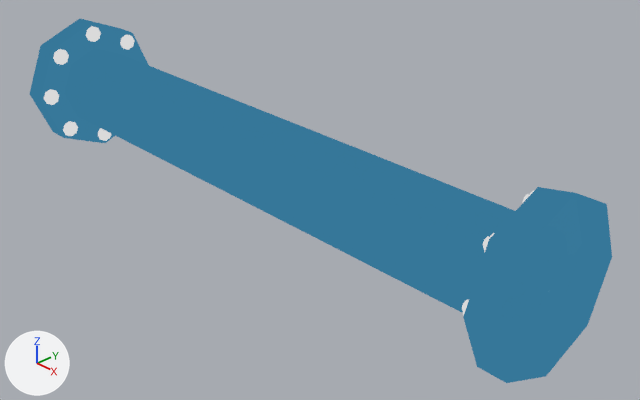
What one commit did to the Blender file Assets/Victor/Raw 3D Objects/Cano Reto/CANO RETO Modelagem finalizada.blend.
Rendered twice from a 50 mm lens placed at (13.65, -11.17, 7.66), pointed at (1.12, 0.63, -0.79). Arrows for +X, +Y and +Z are at lower left; the lights stay in place.

Names of what the first picture shows: 'CanoFormato1', 'Círculo.010'.
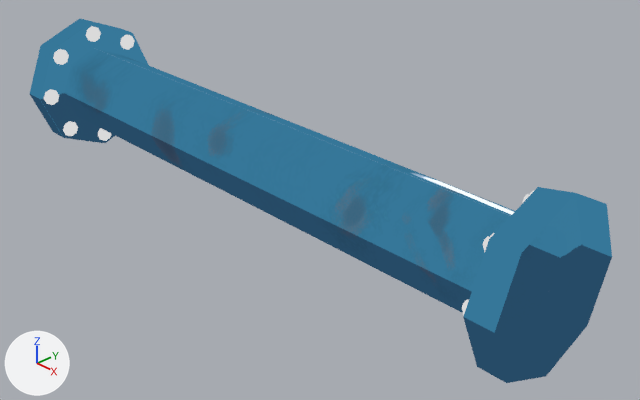
Location of each change, [x1, y1, x2, y2] in pixels of the pictures (640 x 400 px):
'CanoFormato1', surface changed
    both: [30, 64, 612, 383]

The change, as a diff of the scene's bpy script:
```diff
--- a/Assets/Victor/Raw 3D Objects/Cano Reto/CANO RETO Modelagem finalizada.blend.py
+++ b/Assets/Victor/Raw 3D Objects/Cano Reto/CANO RETO Modelagem finalizada.blend.py
@@ img_cano_layer @@
+img_cano_layer = load_image('cano Layer', '_unpacked/cano_Layer', 1024, 1024, 'sRGB')
@@ img_cano_sombra @@
+img_cano_sombra = load_image('cano sombra', '_unpacked/cano_sombra', 1024, 1024, 'sRGB')
@@ img_cano_layer_2 @@
+img_cano_layer_2 = load_image('cano Layer 2', '_unpacked/cano_Layer_2', 1024, 1024, 'sRGB')
@@ ng_ucupaint_cano @@
+ng_ucupaint_cano = bpy.data.node_groups.new('Ucupaint cano', 'ShaderNodeTree')
+# nodes: Group, Mix, UVMap
+# colours: white #ffffff
@@ ng_ypl_check_input_normal @@
+ng_ypl_check_input_normal = bpy.data.node_groups.new('~yPL Check Input Normal', 'ShaderNodeTree')
+# nodes: Math, Mix, SeparateXYZ
@@ ng_yp_layer_cano_reto_tipo_1_texture @@
+ng_yp_layer_cano_reto_tipo_1_texture = bpy.data.node_groups.new('~yP Layer Cano reto tipo 1 texture', 'ShaderNodeTree')
+# uses the picture img_cano_reto_tipo_1_texture
@@ ng_yp_layer_cano_layer @@
+ng_yp_layer_cano_layer = bpy.data.node_groups.new('~yP Layer cano Layer', 'ShaderNodeTree')
+# uses the picture img_cano_layer
@@ ng_yp_layer_cano_sombra @@
+ng_yp_layer_cano_sombra = bpy.data.node_groups.new('~yP Layer cano sombra', 'ShaderNodeTree')
+# uses the picture img_cano_sombra
@@ ng_yp_layer_cano_layer_2 @@
+ng_yp_layer_cano_layer_2 = bpy.data.node_groups.new('~yP Layer cano Layer 2', 'ShaderNodeTree')
+# uses the picture img_cano_layer_2
@@ mat_cano @@
 mat_cano = bpy.data.materials.new('cano')
-# nodes: Mix, OutputMaterial, TexImage, ValToRGB
-# colours: black #000000, white #ffffff
-# uses the picture img_cano_reto_tipo_1_texture
+# nodes: Emission, Group, OutputMaterial
+# colours: white #ffffff
```
